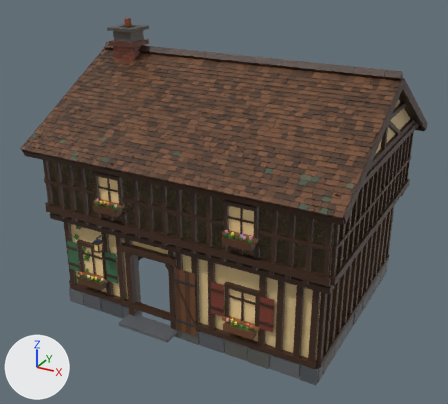
The glTF model assets/models/inn.glb: old version first, new version second.
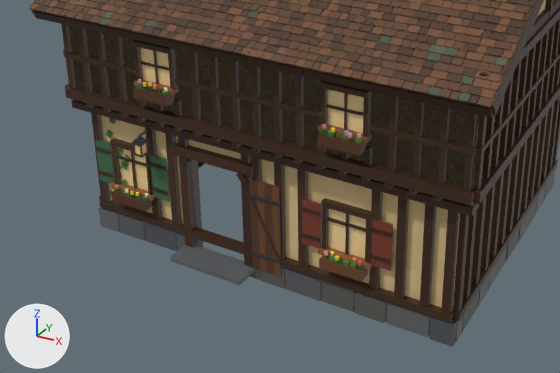
Old and new are each drawn whole from a camera (50 mm lens) standing at (10.17, -19.43, 13.14) and looking at (-0.13, -0.72, 3.79) and again close up on the part from 0% to 87% of the width and 35% to 100% of the height. The lights are fixed; the arrows at lower left show +X, +Y and +Z. The older version's two pictures come first. Vertices at exactly the same position are counted once.

The older version as bpy lines, for what is in view:
```python
me_inn_glass = bpy.data.meshes.new('inn_glass')
me_inn_glass.from_pydata(...)  # 96 vertices, 144 faces; spans x -4.3..2.95, y -4.38..4.38, z 1.34..5.61
me_inn_glass.materials.append(mat_defaultmaterial)
me_inn_shell = bpy.data.meshes.new('inn_shell')
me_inn_shell.from_pydata(...)  # 27494 vertices, 36142 faces; spans x -5.82..5.82, y -5.0..5.0, z -0.2..10.12
me_inn_shell.materials.append(mat_defaultmaterial_002)
ob_inn_glass = bpy.data.objects.new('inn_glass', me_inn_glass)
ob_inn_glass.location = (0.0, 0.0, 0.0)
ob_inn_shell = bpy.data.objects.new('inn_shell', me_inn_shell)
ob_inn_shell.location = (0.0, 0.0, 0.0)
```
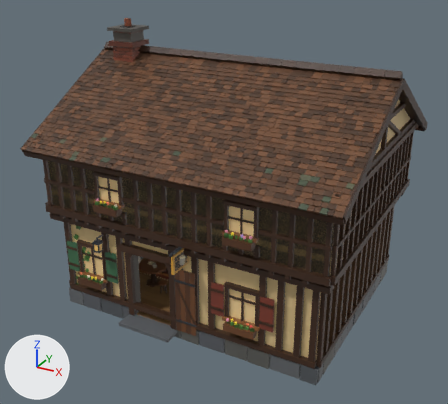
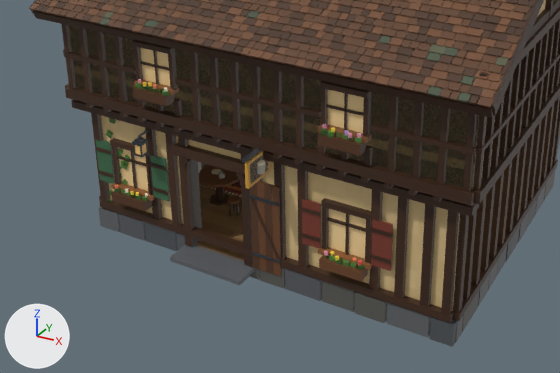
Location of each change, [x1, y1, x2, y2] in pixels of the close-ups (560 x 373 px):
```json
{"object": "inn_interior", "change": "added", "after": [196, 162, 244, 261], "on screen": "brown"}
{"part": 1, "of": "me_inn_shell", "change": "added", "after": [242, 148, 270, 189]}
{"part": 2, "of": "me_inn_shell", "change": "recoloured", "before": [73, 64, 477, 264], "after": [73, 64, 477, 264]}
```

The change, as JSON lines over the scene's bpy script:
```json
{"op": "add", "block": "mat_defaultmaterial_004", "code": ["mat_defaultmaterial_004 = bpy.data.materials.new('DefaultMaterial.004')", "mat_defaultmaterial_004.use_nodes = True; mat_defaultmaterial_004.node_tree.nodes.clear()", "_N = mat_defaultmaterial_004.node_tree.nodes; _L = mat_defaultmaterial_004.node_tree.links", "n0 = _N.new('ShaderNodeOutputMaterial'); n0.name = 'Material Output'", "n1 = _N.new('ShaderNodeBsdfPrincipled'); n1.name = 'Principled BSDF'", "n2 = _N.new('ShaderNodeVertexColor'); n2.name = 'Color Attribute'", "_L.new(n1.outputs[0], n0.inputs[0])  # 'BSDF' to 'Surface'", "_L.new(n2.outputs[0], n1.inputs[0])  # 'Color' to 'Base Color'"]}
{"block": "me_inn_shell", "where": "# used by ob_inn_shell; location = (0.0, 0.0, 0.0)"}
{"op": "remove", "block": "me_inn_shell", "code": "me_inn_shell.from_pydata(...)  # 27494 vertices, 36142 faces; spans x -5.82..5.82, y -5.0..5.0, z -0.2..10.12"}
{"op": "add", "block": "me_inn_shell", "code": "me_inn_shell.from_pydata(...)  # 29200 vertices, 38744 faces; spans x -5.82..5.82, y -5.12..5.0, z -0.2..10.12"}
{"block": "me_inn_shell", "change": "me_inn_shell part 1: 1466 vertices added at x -5.05..5.05, y -5.12..4.05, z 2.98..6.15"}
{"block": "me_inn_shell", "change": "me_inn_shell part 2: 36142 faces spanning x -5.82..5.82, y -5.0..5.0, z -0.2..10.12 switch from mat_defaultmaterial_002 to mat_defaultmaterial_004"}
{"block": "me_inn_shell", "change": "other edits to the shape of me_inn_shell do not show in these pictures"}
{"op": "add", "block": "me_inn_interior", "code": ["me_inn_interior = bpy.data.meshes.new('inn_interior')", "me_inn_interior.from_pydata(...)  # 4056 vertices, 6250 faces; spans x -4.9..4.72, y -4.0..3.8, z 0.08..4.74", "me_inn_interior.materials.append(mat_defaultmaterial_002)"]}
{"op": "add", "block": "ob_inn_interior", "code": ["ob_inn_interior = bpy.data.objects.new('inn_interior', me_inn_interior)", "ob_inn_interior.location = (0.0, 0.0, 0.0)"]}
```
